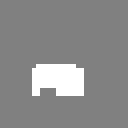
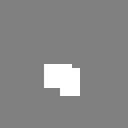
Layer changes from the first 128 x 128 image to the second:
painted on "Layer 3" over [32, 64, 84, 96]
